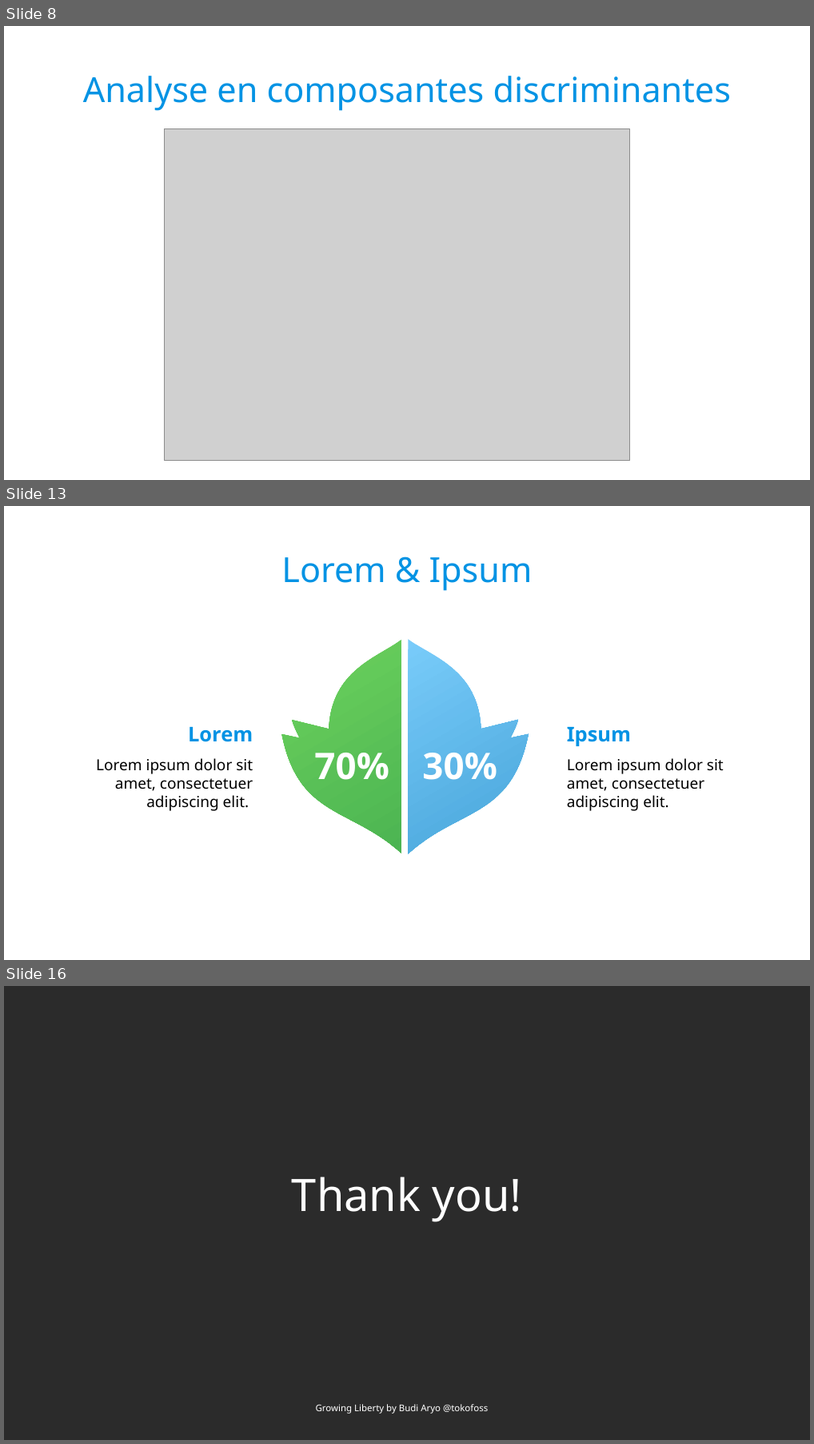
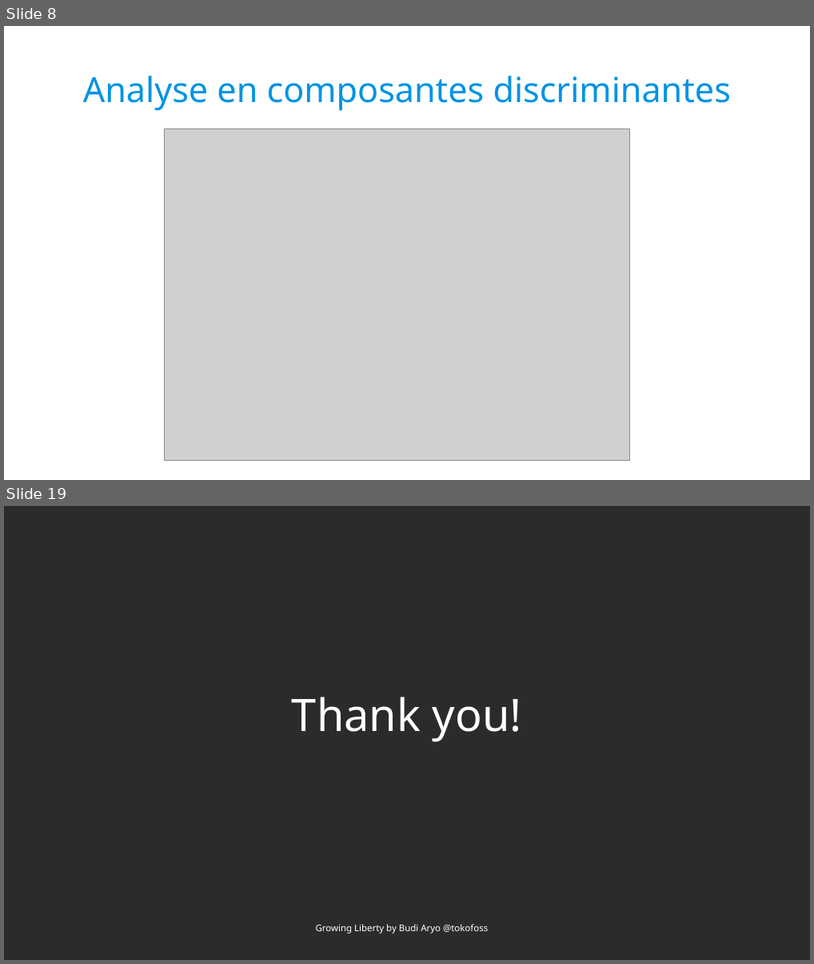
Before and after one commit to Polytech-E2I/data-processing, a slide deck: Projet3/report/report.odp. Shown one above the other, each under a label of ours: slides 8, 13 and 16 before the commit, slides 8 and 19 after it; the slides between them are not shown. The pictures are 814x1444 and 814x964 pixels, drawn with LibreOffice and Linux fonts; fonts in the diff are those of the drawing; grey boxes stand for pictures; background and template pictures are left out; a plain dark background stands for a picture behind light text. Boxes give left, top, right and bottom in pixels: in the first picture for what was removed or moved away, otherwise in the second. Text is boxed around its words. In the diff, an @@ line names an element or a change of style, - is before the commit and + after.

```diff
--- a/Projet3/report/report.odp
+++ b/Projet3/report/report.odp
@@ slide 13 removed at <box>4,506,810,960</box>, background #FFFFFF @@
@@ text removed at <box>282,557,533,591</box> @@
-Lorem & Ipsum
@@ freeform shape removed at <box>282,640,402,853</box> @@
@@ freeform shape removed at <box>409,639,530,853</box> @@
@@ text removed at <box>188,727,253,742</box> @@
-Lorem
@@ text removed at <box>567,727,631,746</box> @@
-Ipsum
@@ text removed at <box>96,758,253,811</box> @@
-Lorem ipsum dolor sit amet, consectetuer adipiscing elit.
@@ text removed at <box>314,752,389,780</box> @@
-70%
@@ text removed at <box>422,752,497,780</box> @@
-30%
@@ text removed at <box>567,758,724,811</box> @@
-Lorem ipsum dolor sit amet, consectetuer adipiscing elit.
@@ what was slide 16 is now slide 19 @@
```
Also in this commit, not shown: 1 slide changed, 12 slides added, 8 other slides removed, 2 other files.
